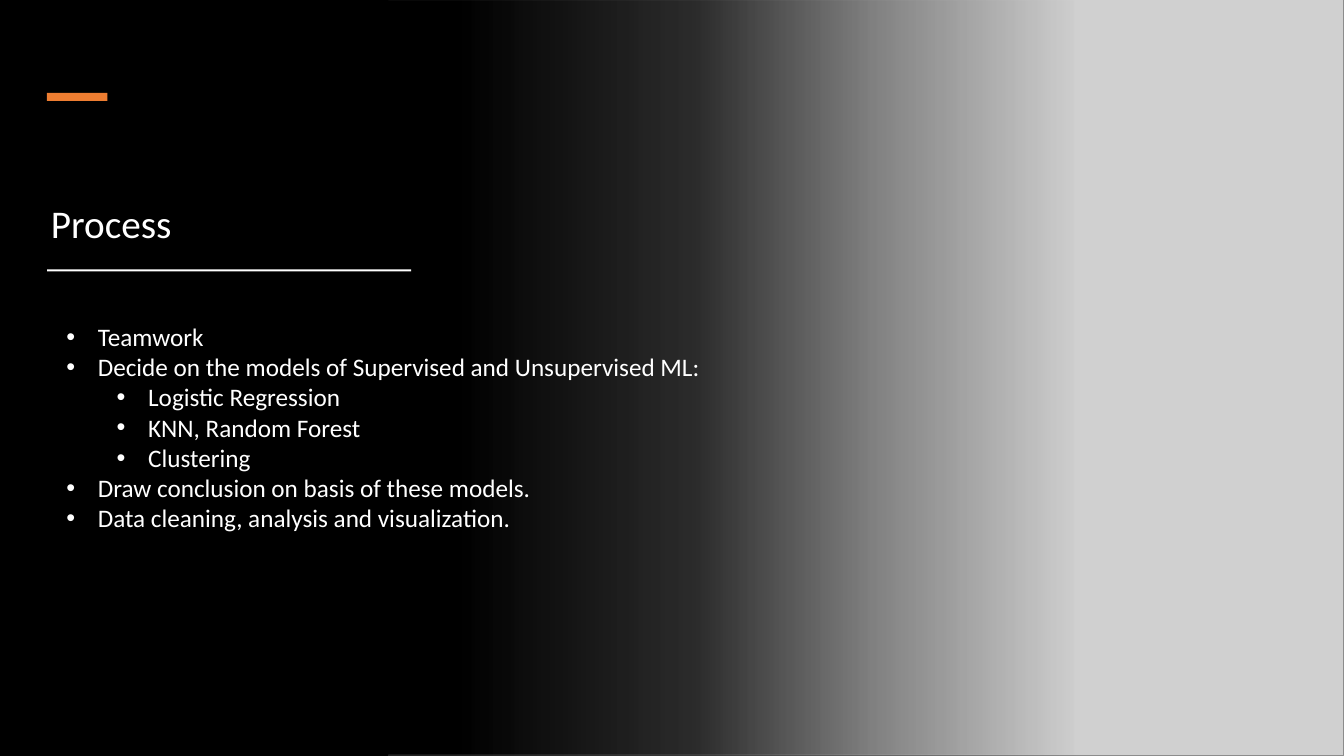
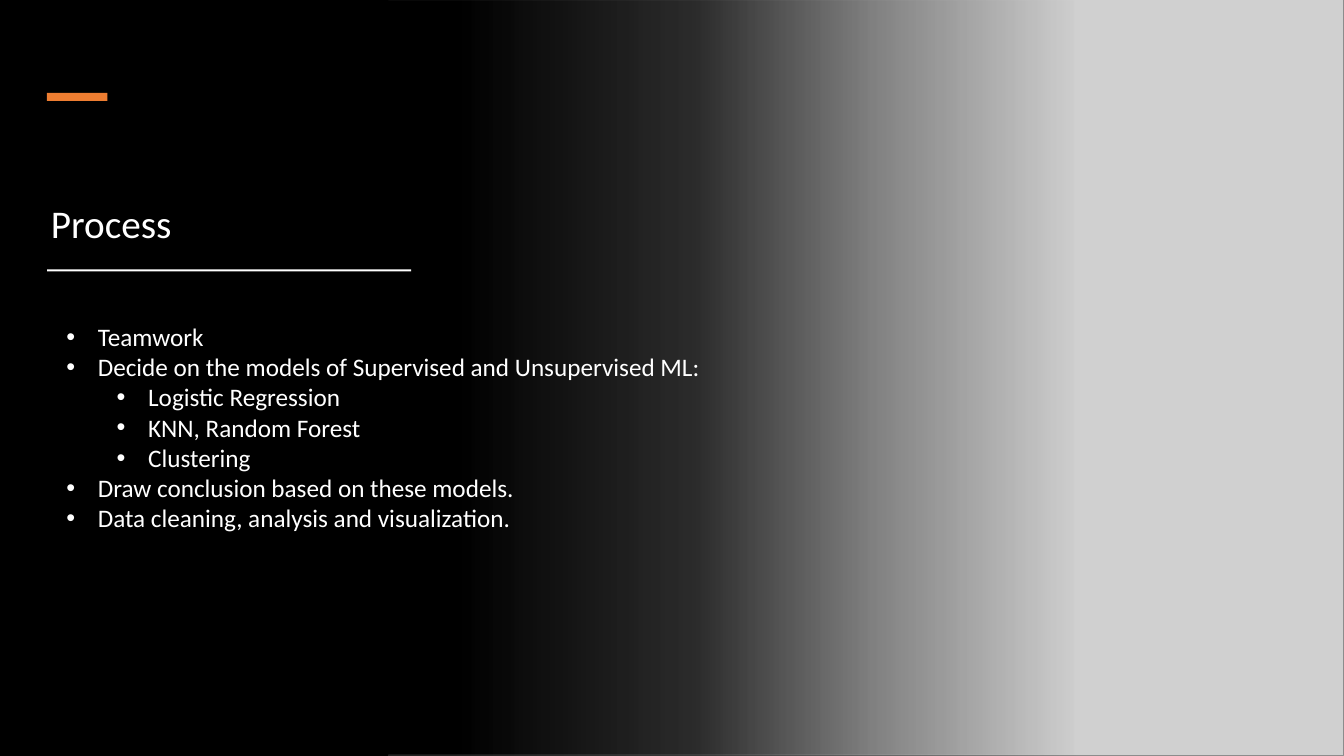
Before and after one commit to Ramyals-web/Heart-Failure---Final-Project, a slide deck: slide 3 of heart.pptx. Drawn at 1344x756 pixels with LibreOffice and Linux fonts; fonts in the diff are those of the drawing; grey boxes stand for pictures. Boxes give left, top, right and bottom in pixels: in the first picture for what was removed or moved away, otherwise in the second. Text is boxed around its words. In the diff, an @@ line names an element or a change of style, - is before the commit and + after.

```diff
--- a/heart.pptx
+++ b/heart.pptx
@@ text at (x1=98, y1=479, x2=513, y2=498): text changed @@
-• Draw conclusion on basis of these models.
+• Draw conclusion based on these models.
```
Also in this commit, not shown: 3 other slides changed, 4 slides added, 1 slide removed, 4 other files.
